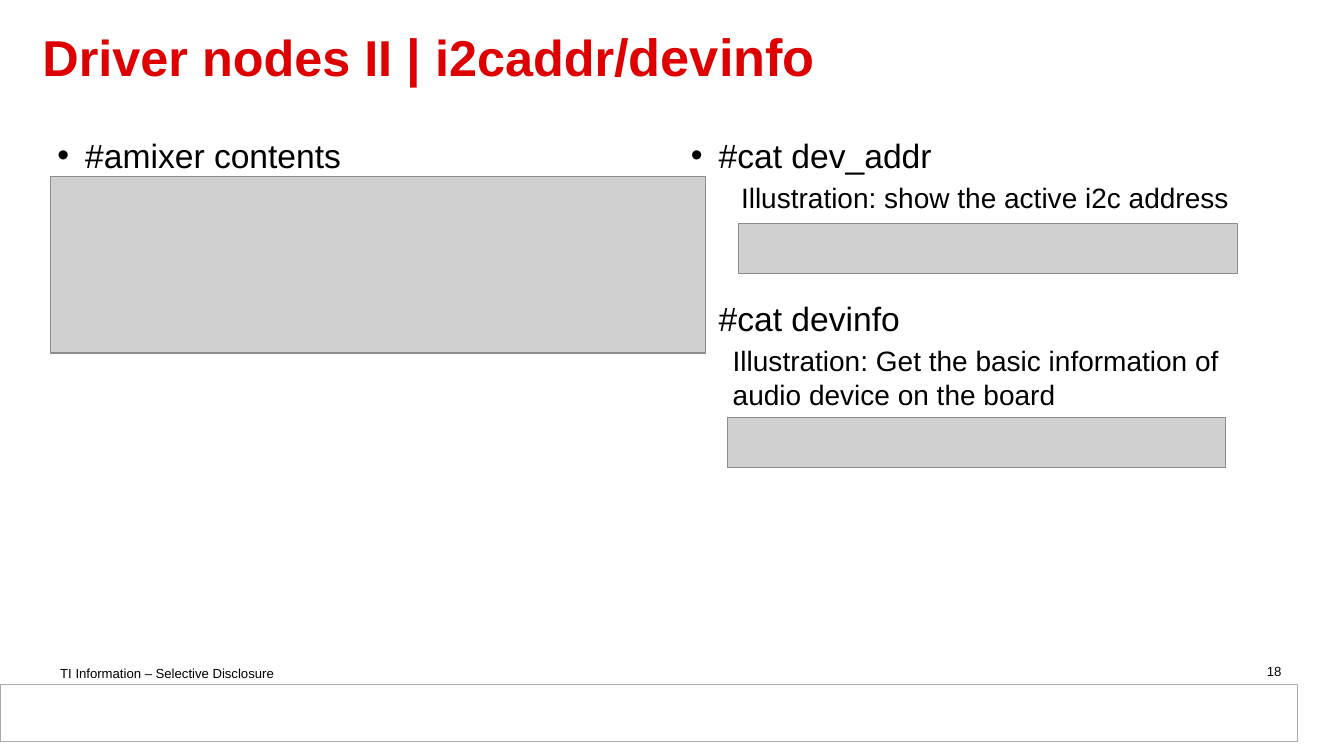
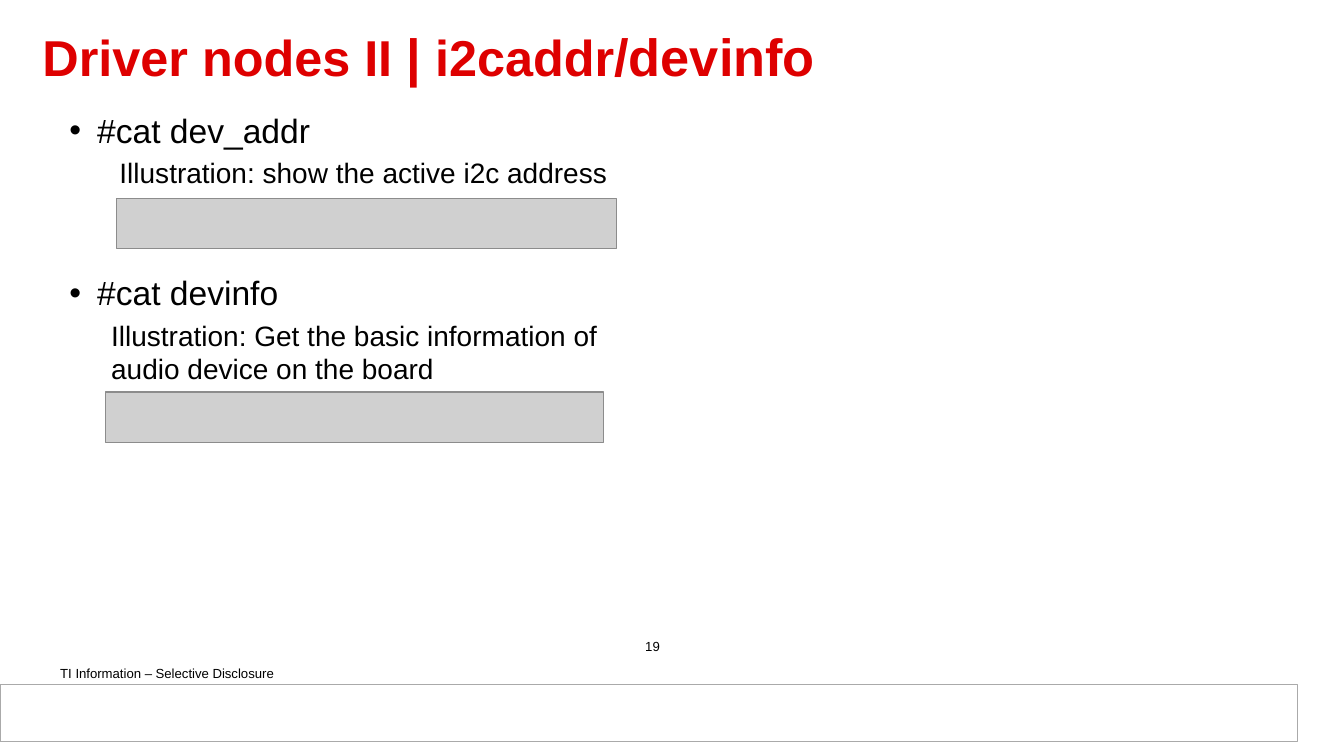
Before and after one commit to DynamicDevices/tas2781-linux-driver, a slide deck: slide 19 of doc/Guideline for tas2781 Linux driver based on BBB.pptx (slide 18 before the commit). Drawn at 1344x756 pixels with LibreOffice and Linux fonts; fonts in the diff are those of the drawing; grey boxes stand for pictures; background and template pictures are left out. Boxes give left, top, right and bottom in pixels: in the first picture for what was removed or moved away, otherwise in the second. Text is boxed around its words. In the diff, an @@ line names an element or a change of style, - is before the commit and + after.

```diff
--- a/doc/Guideline for tas2781 Linux driver based on BBB.pptx
+++ b/doc/Guideline for tas2781 Linux driver based on BBB.pptx
@@ text "#cat dev_addr": place and size @@
-text "#cat dev_addr" at [719, 143, 1229, 406]
+text "#cat dev_addr" at [97, 118, 607, 380]
@@ text removed at [85, 143, 341, 169] @@
-• #amixer contents
@@ picture removed at [50, 176, 706, 354] @@
@@ picture: place and size @@
-picture at [738, 224, 1238, 274]
+picture at [117, 199, 617, 249]
@@ picture: place and size @@
-picture at [728, 417, 1226, 468]
+picture at [106, 392, 604, 443]
@@ page number added at [645, 641, 660, 651], 9.3 pt, text #000000 @@
+19
@@ page number removed at [1267, 666, 1282, 676] @@
-18
```
Also in this commit, not shown: 3 other slides changed, 1 slide added.
